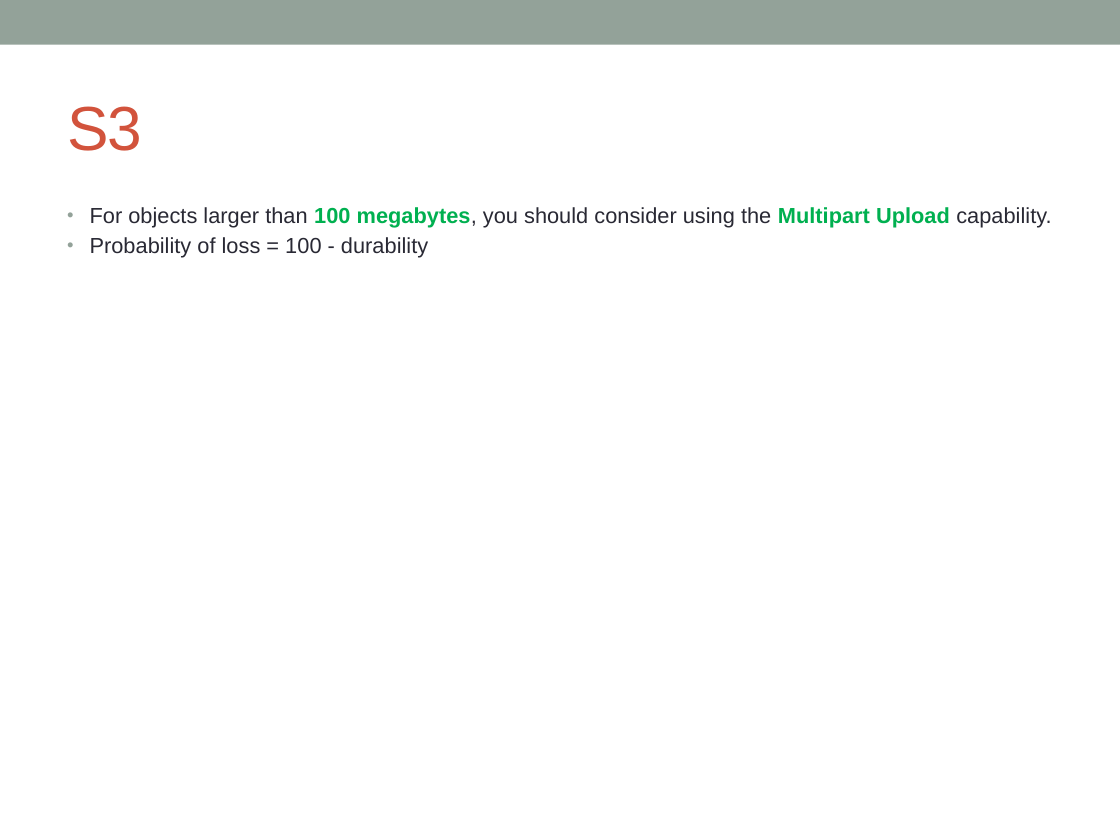
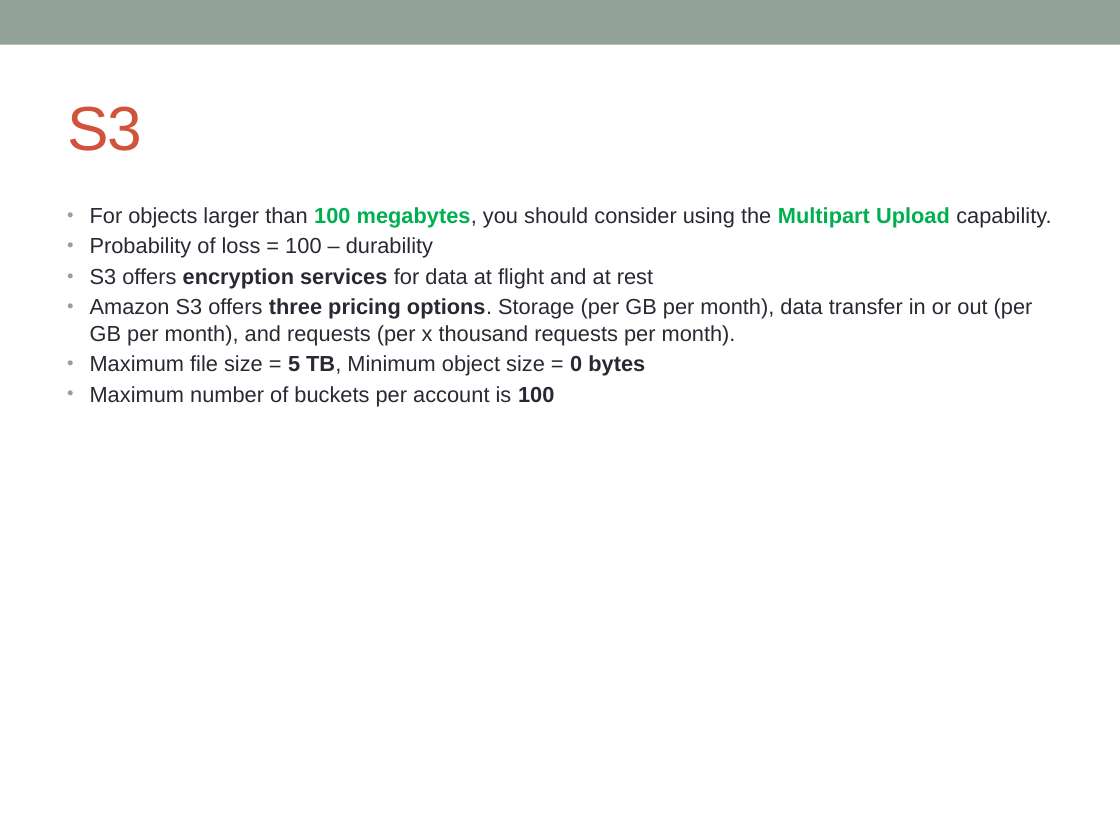
Before and after one commit to notionquest/ProjectDocumentation, a slide deck: slide 34 of AWS_Solution_Architect.pptx (slide 28 before the commit). Drawn at 1120x840 pixels with LibreOffice and Linux fonts; fonts in the diff are those of the drawing. Boxes give left, top, right and bottom in pixels: in the first picture for what was removed or moved away, otherwise in the second. Text is boxed around its words. In the diff, an @@ line names an element or a change of style, - is before the commit and + after.

```diff
--- a/AWS_Solution_Architect.pptx
+++ b/AWS_Solution_Architect.pptx
@@ text at (x1=90, y1=237, x2=1033, y2=406): text changed @@
-• Probability of loss = 100 - durability
+• Probability of loss = 100 – durability
+• S3 offers encryption services for data at flight and at rest
+• Amazon S3 offers three pricing options. Storage (per GB per month), data transfer in or out (per GB per month), and requests (per x thousand requests per month).
+• Maximum file size = 5 TB, Minimum object size = 0 bytes
+• Maximum number of buckets per account is 100
```
Also in this commit, not shown: 8 other slides changed, 11 slides added.
